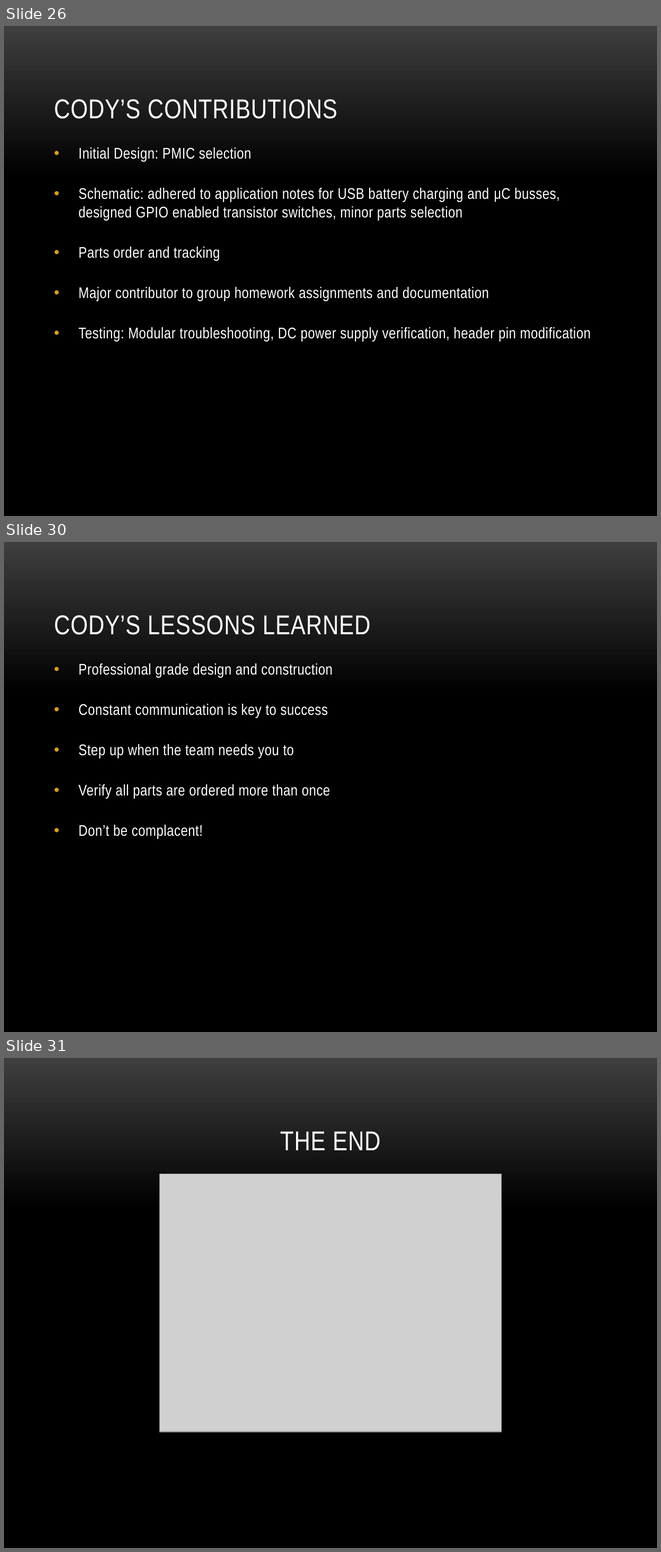
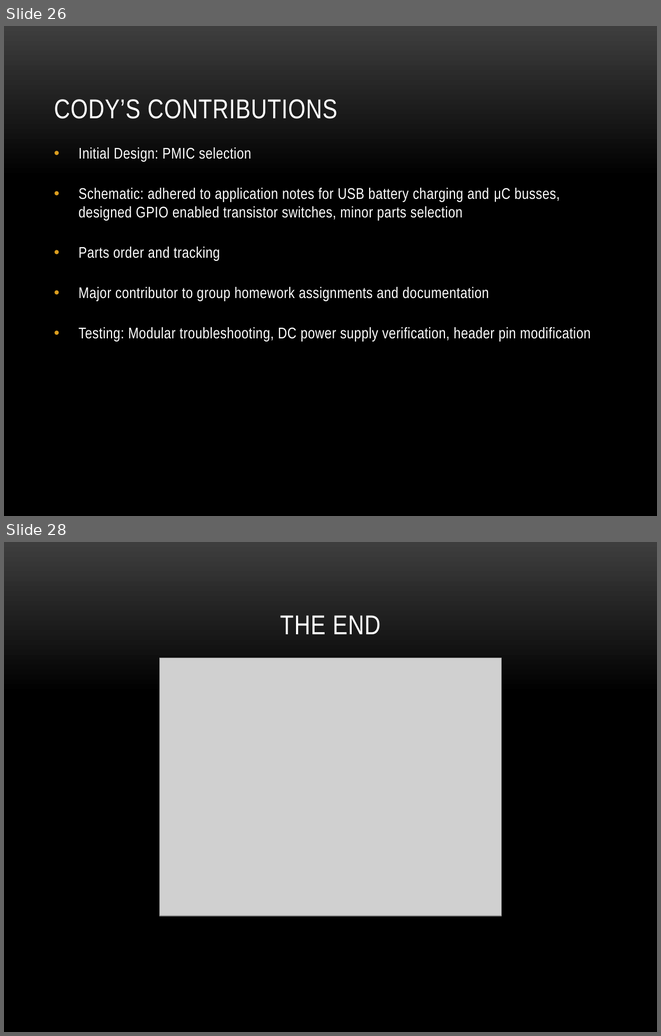
Before and after one commit to dosferatu/electronic-compass, a slide deck: Documentation/Project Documentation/Project Presentation.pptx. Shown one above the other, each under a label of ours: slides 26, 30 and 31 before the commit, slides 26 and 28 after it; the slides between them are not shown. The pictures are 661x1552 and 661x1036 pixels, drawn with LibreOffice and Linux fonts; fonts in the diff are those of the drawing; grey boxes stand for pictures; background and template pictures are left out. Boxes give left, top, right and bottom in pixels: in the first picture for what was removed or moved away, otherwise in the second. Text is boxed around its words. In the diff, an @@ line names an element or a change of style, - is before the commit and + after.

```diff
--- a/Documentation/Project Documentation/Project Presentation.pptx
+++ b/Documentation/Project Documentation/Project Presentation.pptx
@@ slide 30 removed at bbox=[4, 542, 657, 1032], background picture (left out) @@
@@ title removed at bbox=[54, 615, 371, 635] @@
-CODY’S LESSONS LEARNED
@@ text removed at bbox=[79, 663, 332, 839] @@
-• Professional grade design and construction
-• Constant communication is key to success
-• Step up when the team needs you to
-• Verify all parts are ordered more than once
-• Don’t be complacent!
@@ what was slide 31 is now slide 28 @@
```
Also in this commit, not shown: 1 slide changed, 2 other slides removed, 1 other file.
